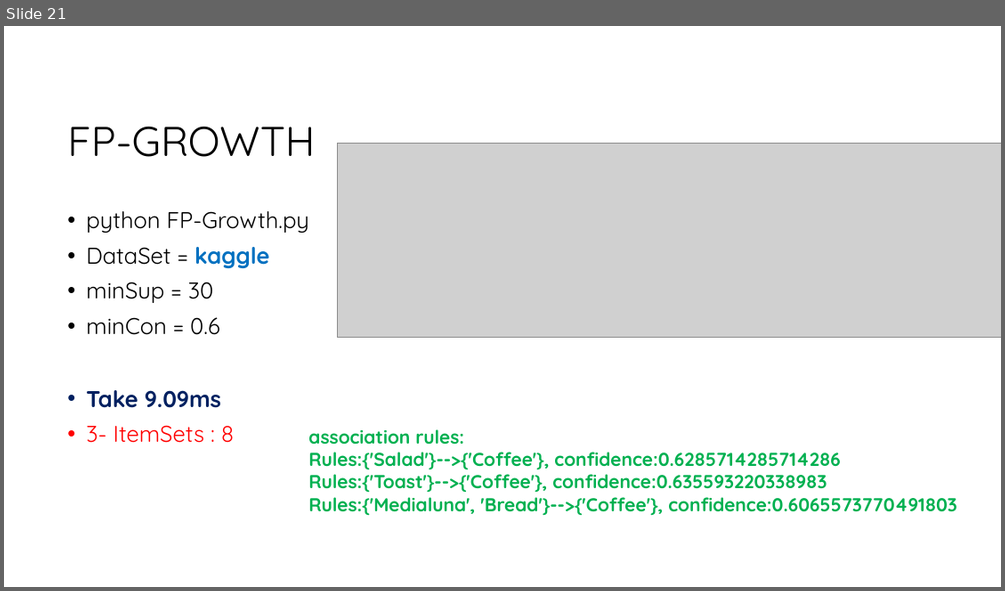
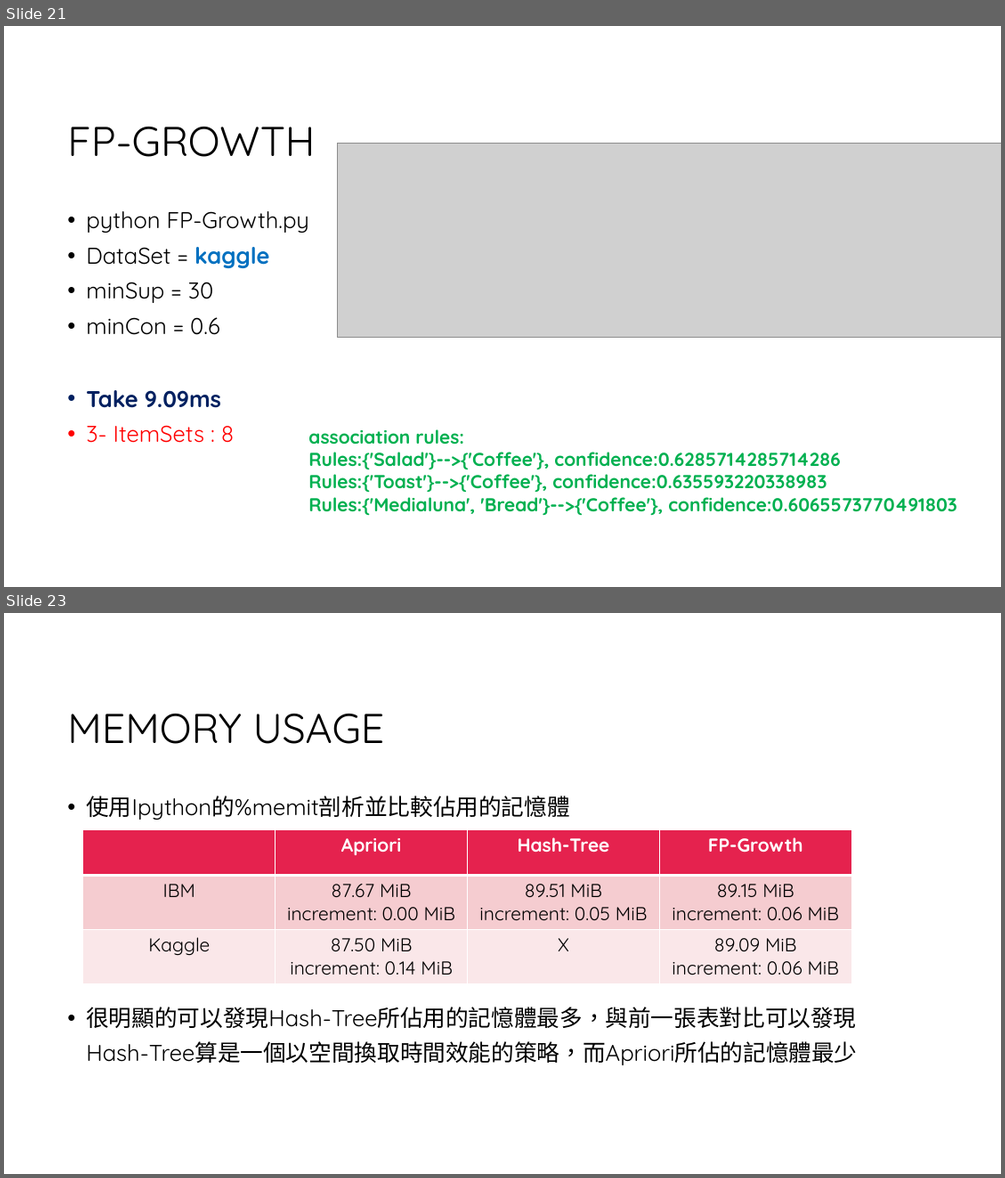
Before and after one commit to Leyan529/DataMining, a slide deck: Apriori/Report/Apriori Report.pptx. Shown one above the other, each under a label of ours: slide 21 before the commit, slides 21 and 23 after it; the slides between them are not shown. The pictures are 1005x591 and 1005x1178 pixels, drawn with LibreOffice and Linux fonts; fonts in the diff are those of the drawing; grey boxes stand for pictures; background and template pictures are left out. Boxes give left, top, right and bottom in pixels: in the first picture for what was removed or moved away, otherwise in the second. Text is boxed around its words. In the diff, an @@ line names an element or a change of style, - is before the commit and + after.

```diff
--- a/Apriori/Report/Apriori Report.pptx
+++ b/Apriori/Report/Apriori Report.pptx
@@ slide 23 added at [4, 613, 1001, 1174], background #FFFFFF @@
@@ title added at [67, 714, 385, 744], 40 pt, text #000000 @@
+MEMORY USAGE
@@ text added at [86, 795, 857, 1065], 22 pt, text #000000 @@
+• 使用Ipython的%memit剖析並比較佔用的記憶體
+• 很明顯的可以發現Hash-Tree所佔用的記憶體最多，與前一張表對比可以發現
+Hash-Tree算是一個以空間換取時間效能的策略，而Apriori所佔的記憶體最少
@@ table added at [83, 830, 852, 981], 3 rows, 4 columns @@
+ | Apriori | Hash-Tree | FP-Growth
+IBM | 87.67 MiB / increment: 0.00 MiB | 89.51 MiB / increment: 0.05 MiB | 89.15 MiB / increment: 0.06 MiB
+Kaggle | 87.50 MiB / increment: 0.14 MiB | X | 89.09 MiB / increment: 0.06 MiB
```
Also in this commit, not shown: 7 slides changed, 3 other slides added, 6 other files.
